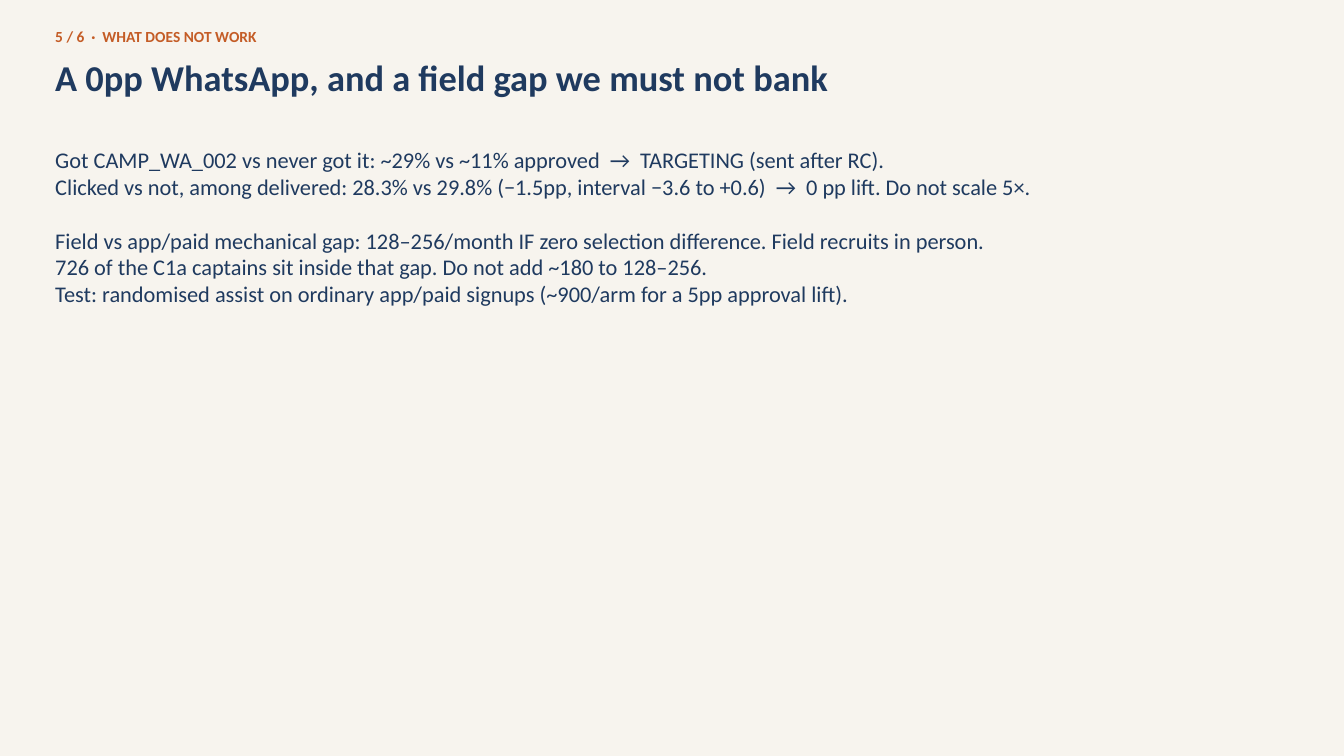
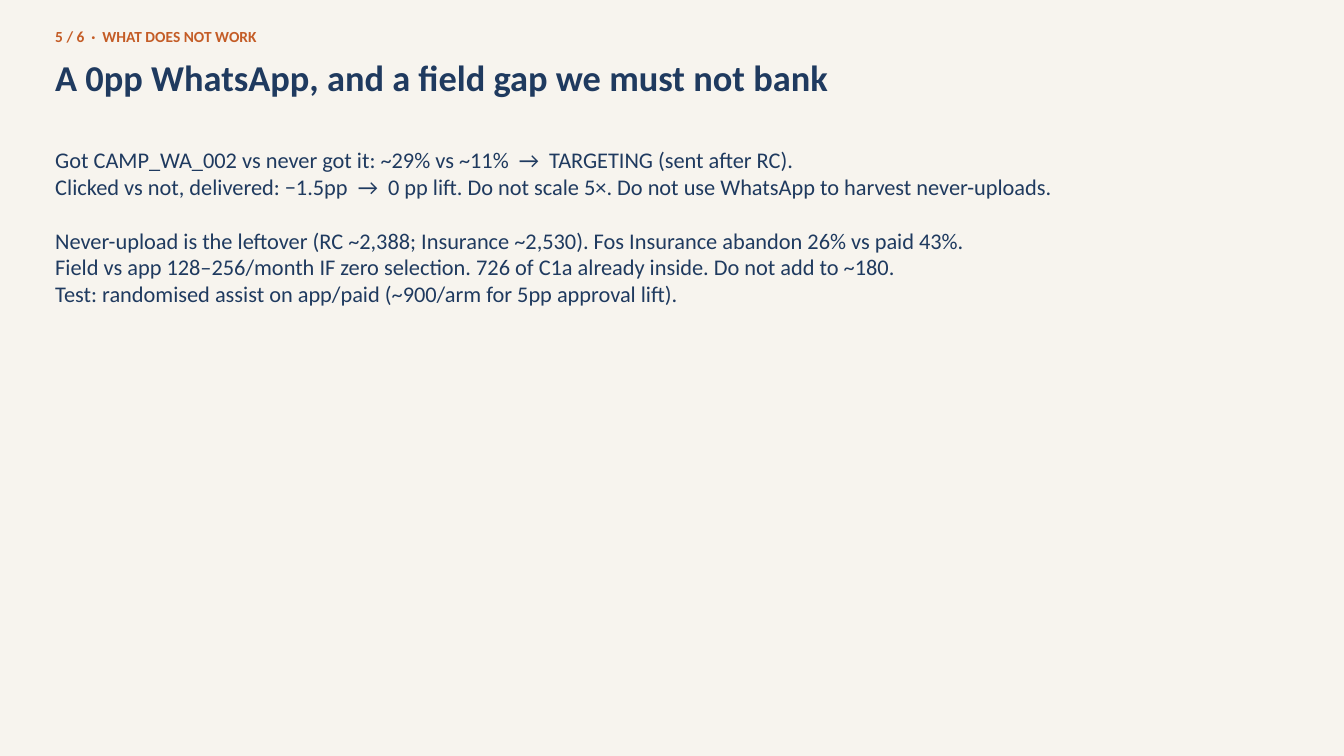
Before and after one commit to KRRamanathan/Project_R, a slide deck: slide 5 of DECK.pptx. Drawn at 1344x756 pixels with LibreOffice and Linux fonts; fonts in the diff are those of the drawing. Boxes give left, top, right and bottom in pixels: in the first picture for what was removed or moved away, otherwise in the second. Text is boxed around its words. In the diff, an @@ line names an element or a change of style, - is before the commit and + after.

Commit message:
Spell out leftover leaks as a queue, not extra banked volume.
Memo and deck now say why DL/Aadhaar/Permit/Fitness are not the rec
(never-upload or eligibility), that the same camera after C1b is a free
rider not in the 180, and that never-upload is an assist RCT — not
another WhatsApp. Airport rec 2 is explicit: do not hire.

```diff
--- a/DECK.pptx
+++ b/DECK.pptx
@@ text at [55,152,1051,306]: text changed @@
-Got CAMP_WA_002 vs never got it: ~29% vs ~11% approved → TARGETING (sent after RC).
-Clicked vs not, among delivered: 28.3% vs 29.8% (−1.5pp, interval −3.6 to +0.6) → 0 pp lift. Do not scale 5×.
-Field vs app/paid mechanical gap: 128–256/month IF zero selection difference. Field recruits in person.
-726 of the C1a captains sit inside that gap. Do not add ~180 to 128–256.
-Test: randomised assist on ordinary app/paid signups (~900/arm for a 5pp approval lift).
+Got CAMP_WA_002 vs never got it: ~29% vs ~11% → TARGETING (sent after RC).
+Clicked vs not, delivered: −1.5pp → 0 pp lift. Do not scale 5×. Do not use WhatsApp to harvest never-uploads.
+Never-upload is the leftover (RC ~2,388; Insurance ~2,530). Fos Insurance abandon 26% vs paid 43%.
+Field vs app 128–256/month IF zero selection. 726 of C1a already inside. Do not add to ~180.
+Test: randomised assist on app/paid (~900/arm for 5pp approval lift).
```
Also in this commit, not shown: 3 other slides changed, 6 other files.
